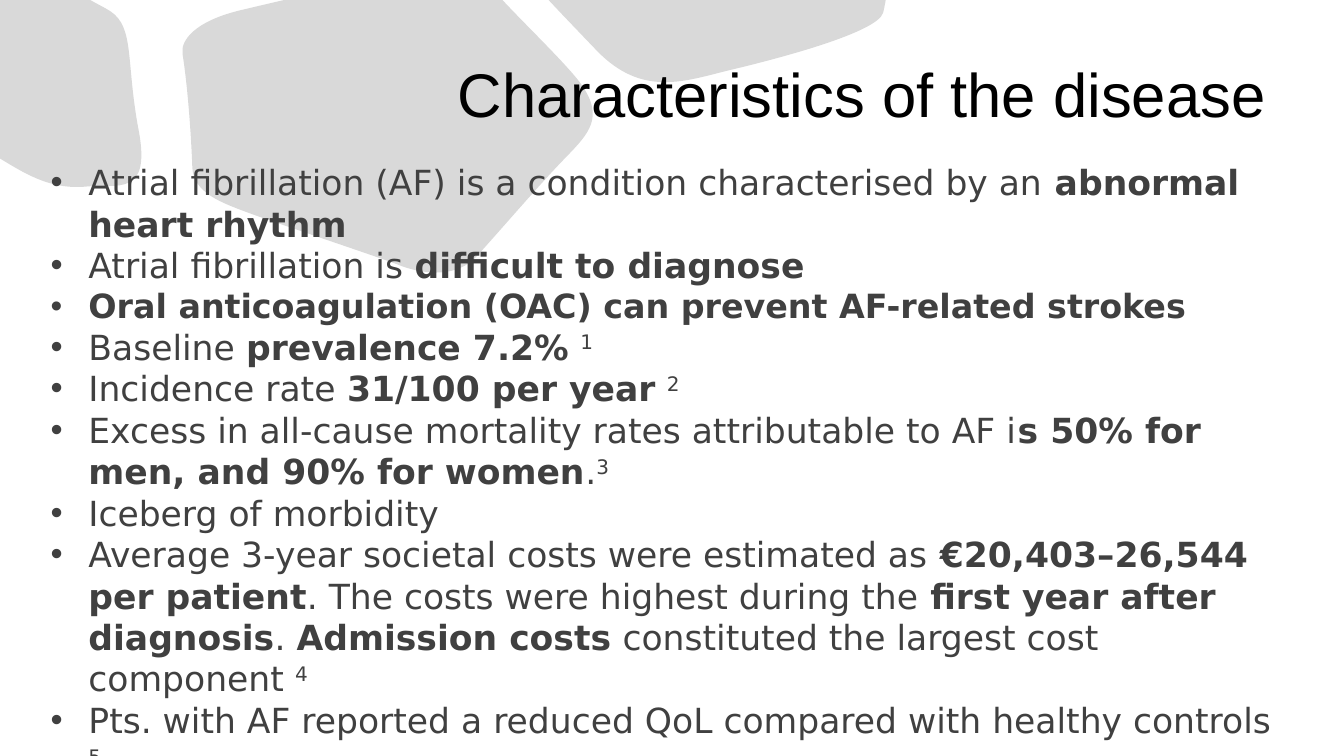
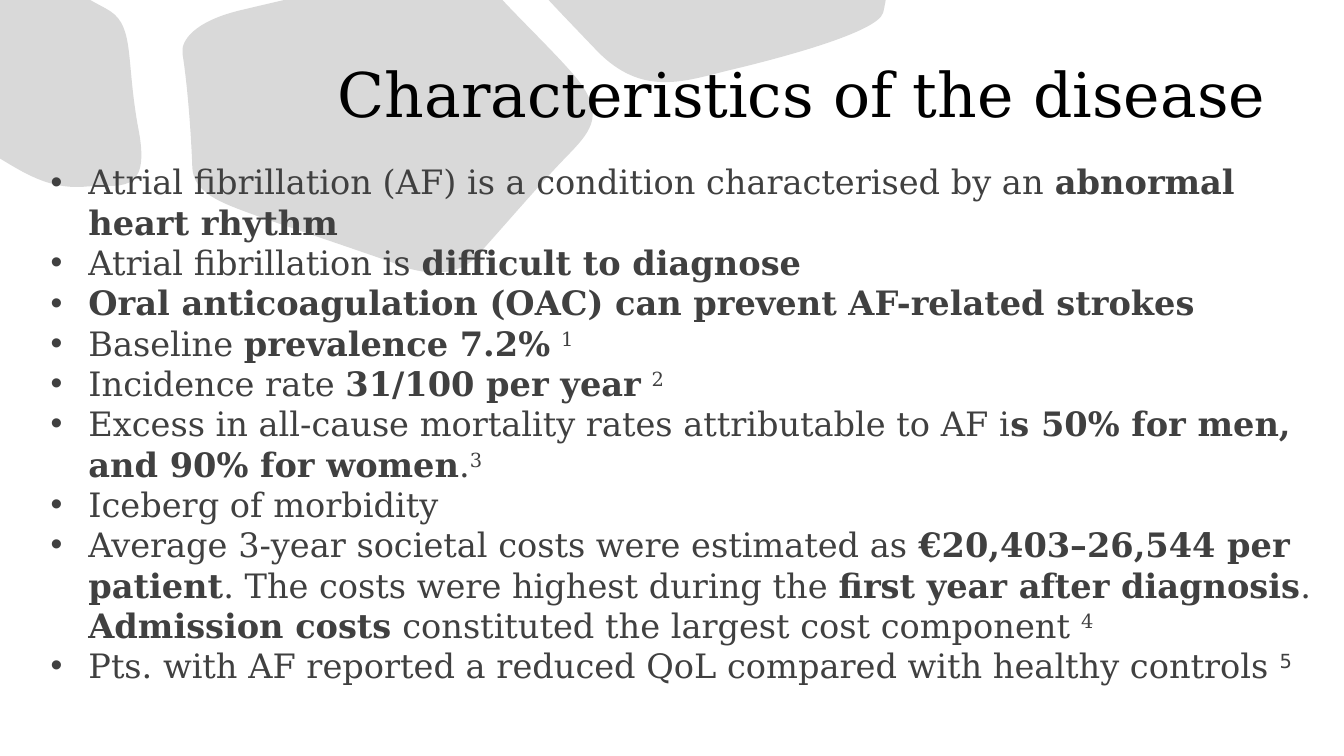
Before and after one commit to kostadinoff/SMU_seminar_in_economic-_evaluation_in_Healthcare, a slide deck: slide 2 of group_assigment/group_assigment.pptx. Drawn at 1344x756 pixels with LibreOffice and Linux fonts; fonts in the diff are those of the drawing. Boxes give left, top, right and bottom in pixels: in the first picture for what was removed or moved away, otherwise in the second. Text is boxed around its words. In the diff, an @@ line names an element or a change of style, - is before the commit and + after.

```diff
--- a/group_assigment/group_assigment.pptx
+++ b/group_assigment/group_assigment.pptx
@@ title "Characteristics of the disease" at (338, 70, 1265, 118): font Arial to DejaVu Serif @@
@@ text "Atrial fibrillation (AF) is a ..." at (88, 168, 1311, 686): size 24.7 to 24 pt, font DejaVu Sans to DejaVu Serif; size 23.8 to 24 pt in "Oral anticoagulation (OAC) can prevent AF-related strokes" @@
```
Also in this commit, not shown: 5 other slides changed, 7 slides added, 7 slides removed, 9 other files.
